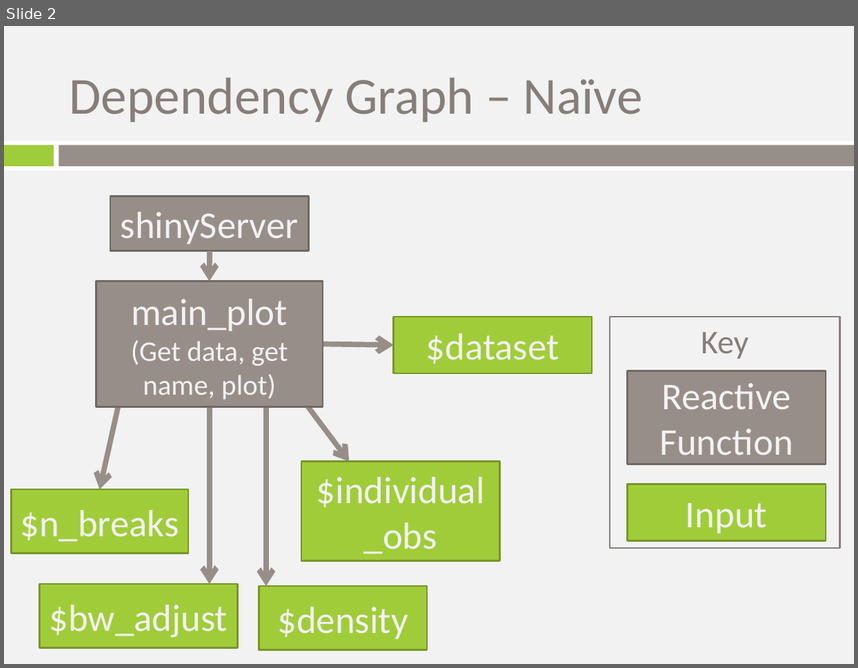
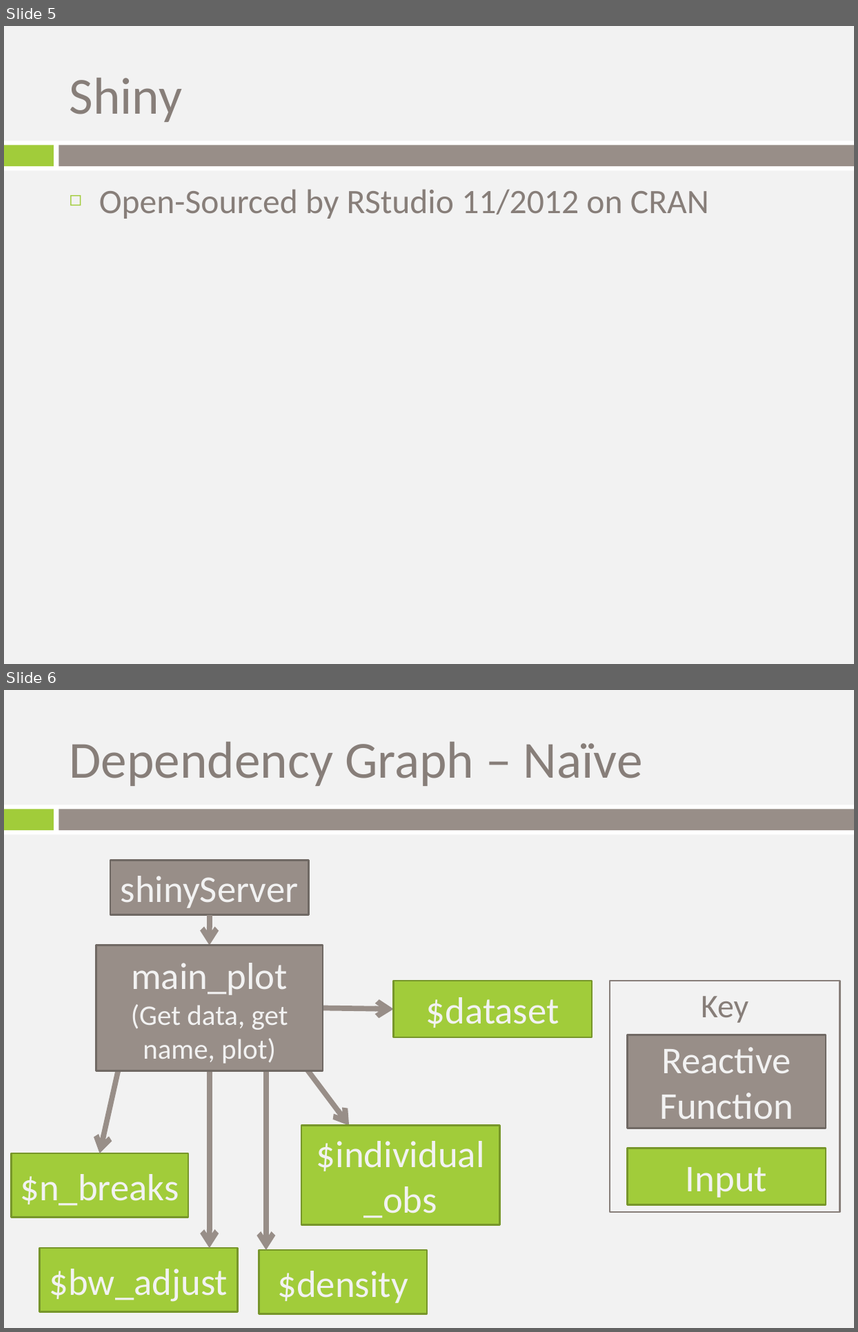
Before and after one commit to trestletech/shiny-sandbox, a slide deck: shiny_introduction.pptx. Shown one above the other, each under a label of ours: slide 2 before the commit, slides 5 and 6 after it. The pictures are 858x668 and 858x1332 pixels, drawn with LibreOffice and Linux fonts; fonts in the diff are those of the drawing; background and template pictures are left out. Boxes give left, top, right and bottom in pixels: in the first picture for what was removed or moved away, otherwise in the second. Text is boxed around its words. In the diff, an @@ line names an element or a change of style, - is before the commit and + after.

```diff
--- a/shiny_introduction.pptx
+++ b/shiny_introduction.pptx
@@ slide 5 added at (4, 26, 854, 664), background picture (left out); not listed: 3 template elements that a slide beside it also shows @@
@@ title added at (70, 78, 183, 122), 44 pt, text #877E79 @@
+Shiny
@@ text added at (99, 189, 709, 219), 29 pt, text #877E79 @@
+◻ Open-Sourced by RStudio 11/2012 on CRAN
@@ what was slide 2 is now slide 6 @@
```
Also in this commit, not shown: 1 slide changed, 4 other slides added.
